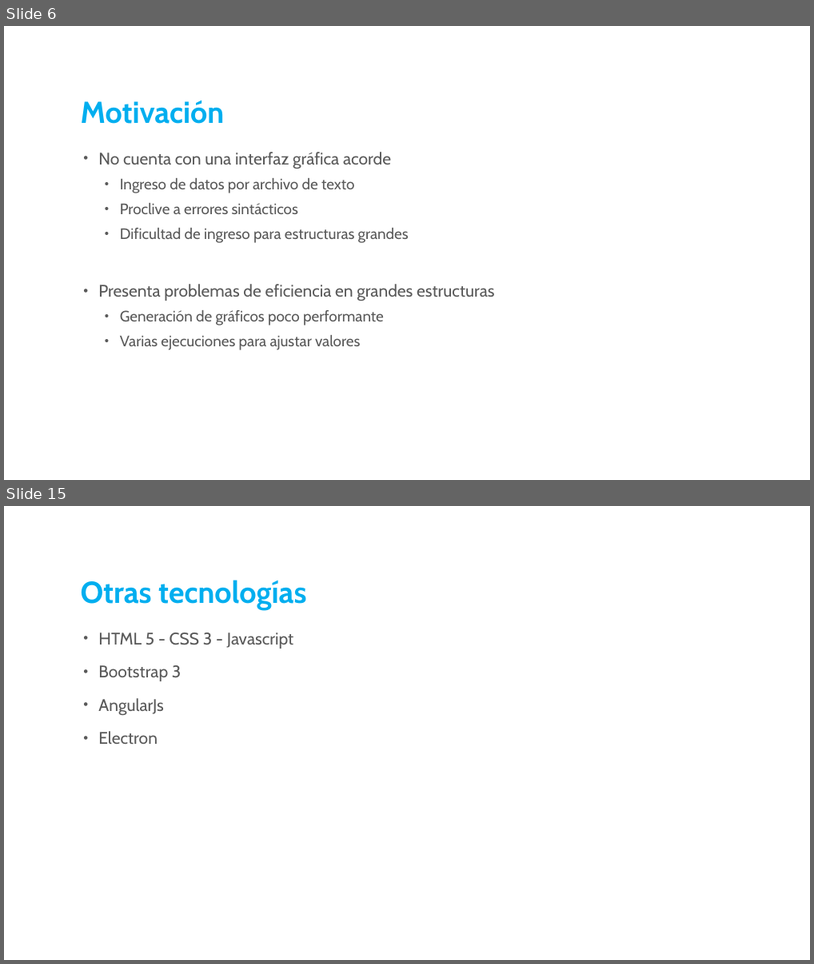
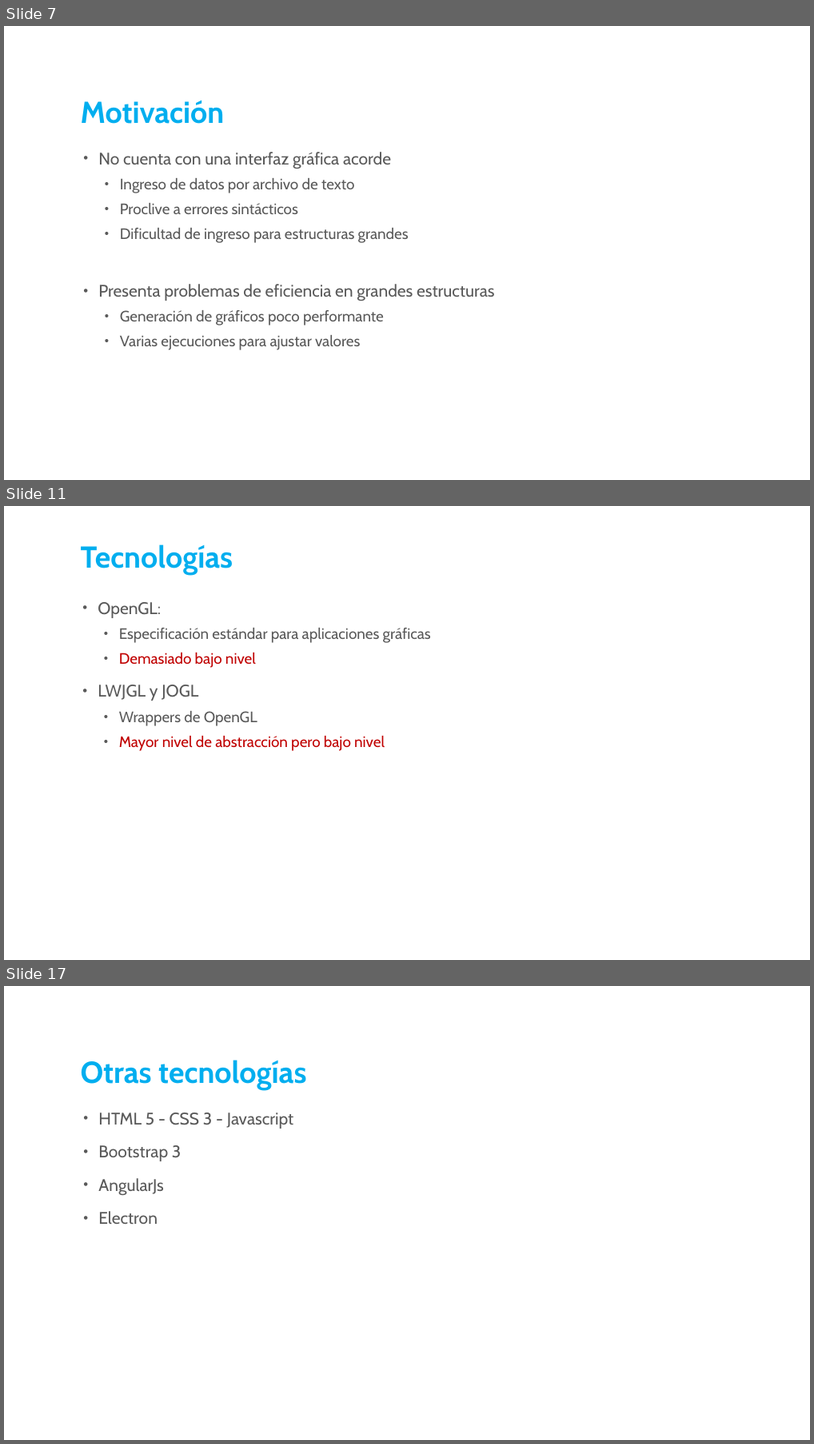
Before and after one commit to oliveraRafa/IETFEM, a slide deck: Tesis/Tesis.pptx. Shown one above the other, each under a label of ours: slides 6 and 15 before the commit, slides 7, 11 and 17 after it; the slides between them are not shown. The pictures are 814x964 and 814x1444 pixels, drawn with LibreOffice and Linux fonts; fonts in the diff are those of the drawing; background and template pictures are left out. Boxes give left, top, right and bottom in pixels: in the first picture for what was removed or moved away, otherwise in the second. Text is boxed around its words. In the diff, an @@ line names an element or a change of style, - is before the commit and + after.

```diff
--- a/Tesis/Tesis.pptx
+++ b/Tesis/Tesis.pptx
@@ slide 11 added at box(4, 506, 810, 960), background picture (left out) @@
@@ title added at box(81, 544, 234, 575), 36 pt, text #00AEEF, bold @@
+Tecnologías
@@ text added at box(98, 602, 431, 751), 18 pt, text #595959 @@
+• OpenGL:
+  • Especificación estándar para aplicaciones gráficas
+  • Demasiado bajo nivel
+• LWJGL y JOGL
+  • Wrappers de OpenGL
+  • Mayor nivel de abstracción pero bajo nivel
@@ what was slide 6 is now slide 7 @@
@@ what was slide 15 is now slide 17 @@
```
Also in this commit, not shown: 9 slides changed, 5 other slides added, 4 slides removed, 2 other files.
